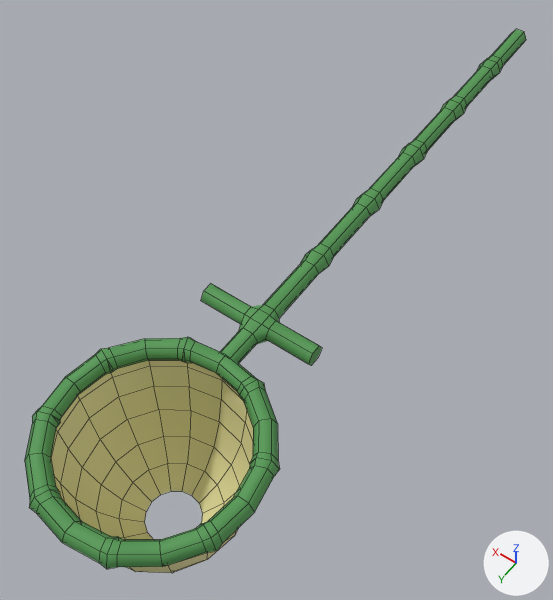
An edit to the FBX model QuestTemplate/Assets/Design/Game/FishingNet.fbx, drawn before and after from the same camera.
Both versions are drawn from a 50 mm camera at (-0.54, 1.149, 1.205) aimed at (0.054, 0.318, -0.101). Lighting does not change. The marker at lower right points along +X, +Y and +Z. Mesh edges are drawn as thin lines.

Names of what the first picture shows: 'Net'.
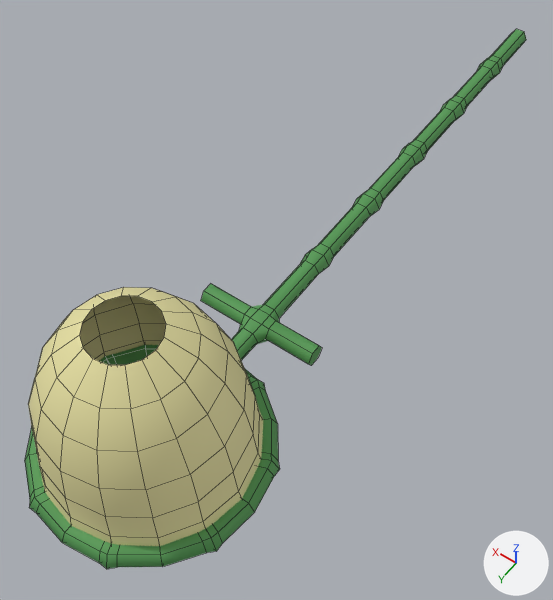
Commit message: last commit before net merge conflict

Location of each change, [x1, y1, x2, y2] in pixels of the pictures (553 x 600 px; the box of a moved part takes in the faces that stretch with it):
```json
{"object": "Net", "change": "reshaped", "before": [25, 29, 526, 573], "after": [25, 29, 526, 569]}
{"part": 1, "of": "me_net", "change": "moved or reshaped", "before": [51, 360, 253, 573], "after": [28, 287, 263, 546]}
```

Edits to the scene script, one JSON object a line:
```json
{"block": "me_net", "where": "me_net.from_pydata(...)  # 462 vertices, 447 faces; spans x -0.22..0.22, y -0.74..0.98, z -0.34..0.03"}
{"block": "me_net", "where": "# used by ob_net; location = (0.0, 0.0, 0.0)"}
{"block": "me_net", "change": "me_net part 1: the loose piece of 112 vertices spanning x -0.2..0.2, y 0.56..0.96, z -0.34..0.0 is turned 180 degrees about the x axis through its middle, then moved by (0.0, 0.0, 0.33)"}
```
